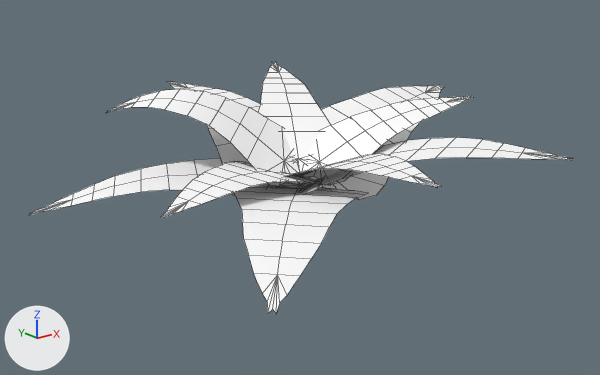
The FBX model Major_Project_4th_Dimension/Assets/EnvironmentAssets/Props/Foliage/SM_foliage.fbx as it was, and as the next commit left it.
Camera for both pictures: a 50 mm camera at (-1.173, -1.409, 0.547) aimed at (-0.038, 0.01, -0.02). The axes (+X, +Y, +Z) are drawn at lower left. The lights are the same throughout. Mesh edges are drawn as thin lines. Where no turn or scale is listed for an object, it has been applied to the vertices.

Names of what the first picture shows: 'SM_foliage'.
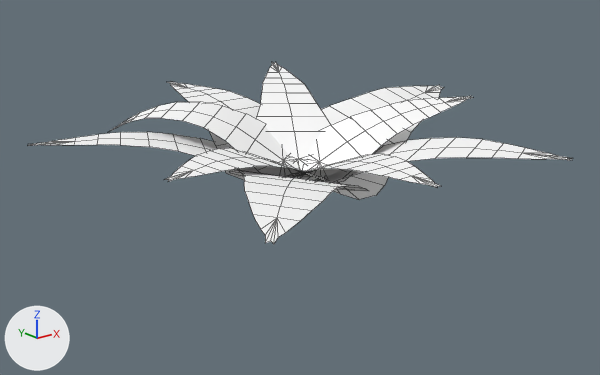
The newer file is also turned or shifted as a whole; pictures and numbers use the older file's frame.

The change in detail:
me_mesh is used by ob_sm_foliage; location (-0.016, 0.032, 0.08).
me_mesh had 420 vertices, 300 faces and spanned x -0.552..0.552, y -0.553..0.553, z -0.126..0.126.
me_mesh now has 420 vertices, 300 faces and spans x -0.545..0.552, y -0.553..0.553, z -0.115..0.126.
me_mesh part 1: the loose piece of 42 vertices spanning x -0.124..0.243, y -0.553..-0.011, z -0.095..0.04 is multiplied about its middle by the matrix ((0.318, 0.947, 0.05), (-0.935, 0.322, -0.151), (-0.159, 0.001, 0.987)), then moved by (-0.295, 0.088, -0.014).
me_mesh part 2: the loose piece of 42 vertices spanning x -0.021..0.552, y -0.158..0.12, z -0.115..0.071 is multiplied about its middle by the matrix ((-0.23, 0.685, 0.216), (-0.718, -0.22, -0.066), (0.003, -0.225, 0.72)), then moved by (-0.331, -0.218, 0.002).
me_mesh part 3: the loose piece of 42 vertices spanning x -0.452..-0.019, y -0.165..0.066, z -0.072..-0.011 is multiplied about its middle by the matrix ((-1.324, -0.044, -0.116), (0.09, -1.194, -0.578), (-0.085, -0.584, 1.192)), then moved by (0.498, 0.016, 0.016).
me_mesh part 4: the loose piece of 42 vertices spanning x -0.552..-0.005, y -0.123..0.263, z -0.126..-0.052 is multiplied about its middle by the matrix ((-0.792, -0.583, -0.181), (0.549, -0.809, 0.209), (-0.268, 0.067, 0.961)), then moved by (0.404, -0.312, 0.075).
me_mesh part 5: the loose piece of 42 vertices spanning x -0.176..0.13, y -0.025..0.553, z -0.095..0.063 is multiplied about its middle by the matrix ((-0.203, -0.726, -0.019), (0.722, -0.199, -0.089), (0.081, -0.043, 0.748)), then moved by (-0.206, -0.354, -0.004).
me_mesh part 6: the loose piece of 42 vertices spanning x -0.436..0.036, y -0.466..0.026, z -0.126..-0.052 is multiplied about its middle by the matrix ((-0.285, -0.613, -0.335), (0.693, -0.292, -0.055), (-0.086, -0.329, 0.673)), then moved by (0.349, 0.128, 0.101).
me_mesh part 7: the loose piece of 42 vertices spanning x -0.14..0.091, y -0.468..-0.025, z -0.072..0.023 is multiplied about its middle by the matrix ((-0.527, 1.221, 0.011), (-1.221, -0.526, -0.028), (-0.021, -0.021, 1.33)), then moved by (-0.264, 0.341, -0.003).
me_mesh part 8: 84 of 420 vertices moved; they spanned x -0.338..0.376, y -0.186..0.299, z -0.072..0.115 and now span x -0.321..0.13, y -0.061..0.553, z -0.095..0.079; mean shift (-0.094, 0.2, -0.019); largest move (0.373, -0.184, 0.085) -> (-0.313, 0.332, 0.009).

Pixel boxes [x1, y1, x2, y2] of what changed, in the pictures (600 x 375 px; the box of a moved part takes in the faces that stretch with it):
'SM_foliage', reshaped (27% shorter): before [30, 62, 570, 313]; after [28, 62, 570, 244]
part 1 of me_mesh, moved or reshaped: before [301, 137, 570, 194]; after [229, 170, 368, 244]
part 2 of me_mesh, moved or reshaped: before [300, 85, 444, 199]; after [286, 154, 440, 187]
part 3 of me_mesh, moved or reshaped: before [160, 161, 330, 217]; after [298, 85, 444, 199]
part 4 of me_mesh, moved or reshaped: before [30, 159, 300, 215]; after [312, 137, 570, 183]
part 5 of me_mesh, moved or reshaped: before [168, 82, 300, 185]; after [165, 148, 327, 181]
part 6 of me_mesh, moved or reshaped: before [233, 185, 368, 313]; after [302, 96, 473, 183]
part 7 of me_mesh, moved or reshaped: before [286, 154, 440, 187]; after [28, 132, 260, 173]
part 8 of me_mesh, moved or reshaped: before [108, 89, 473, 186]; after [109, 82, 300, 180]
